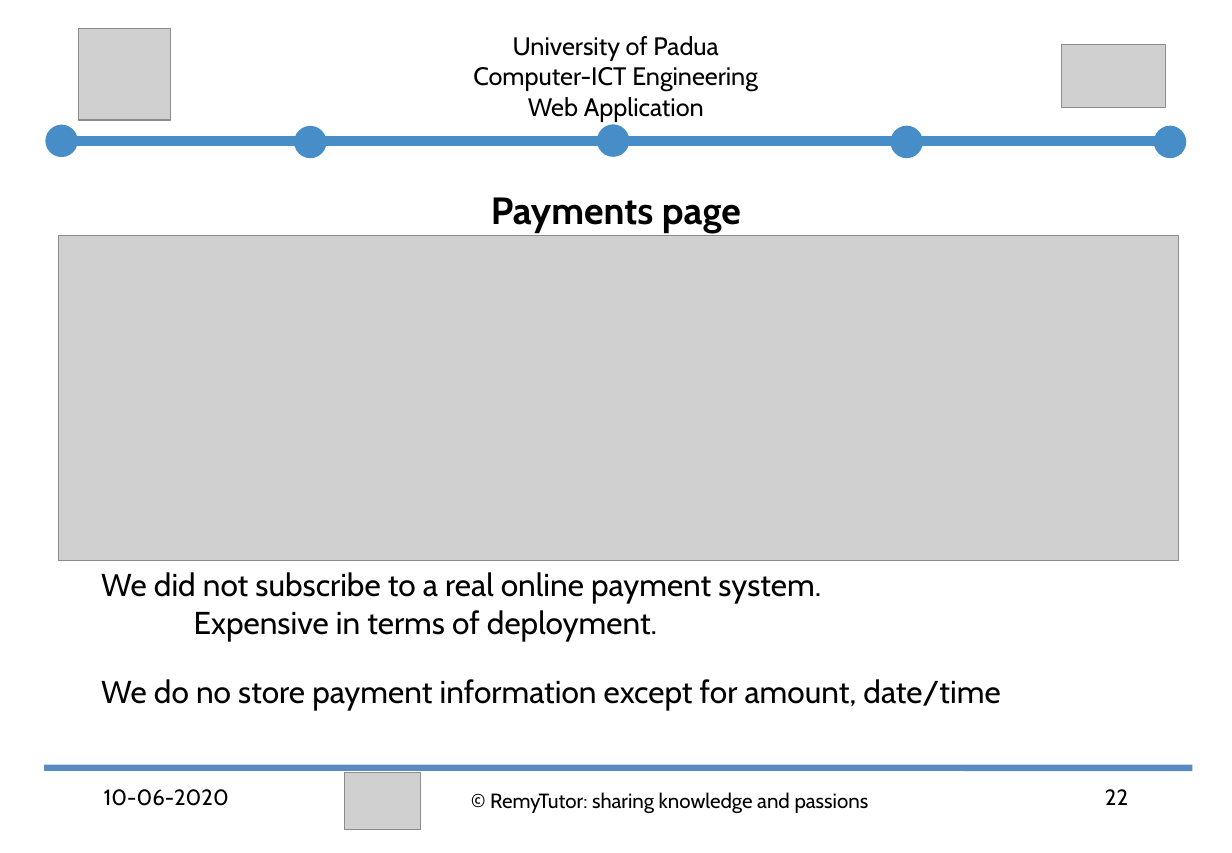
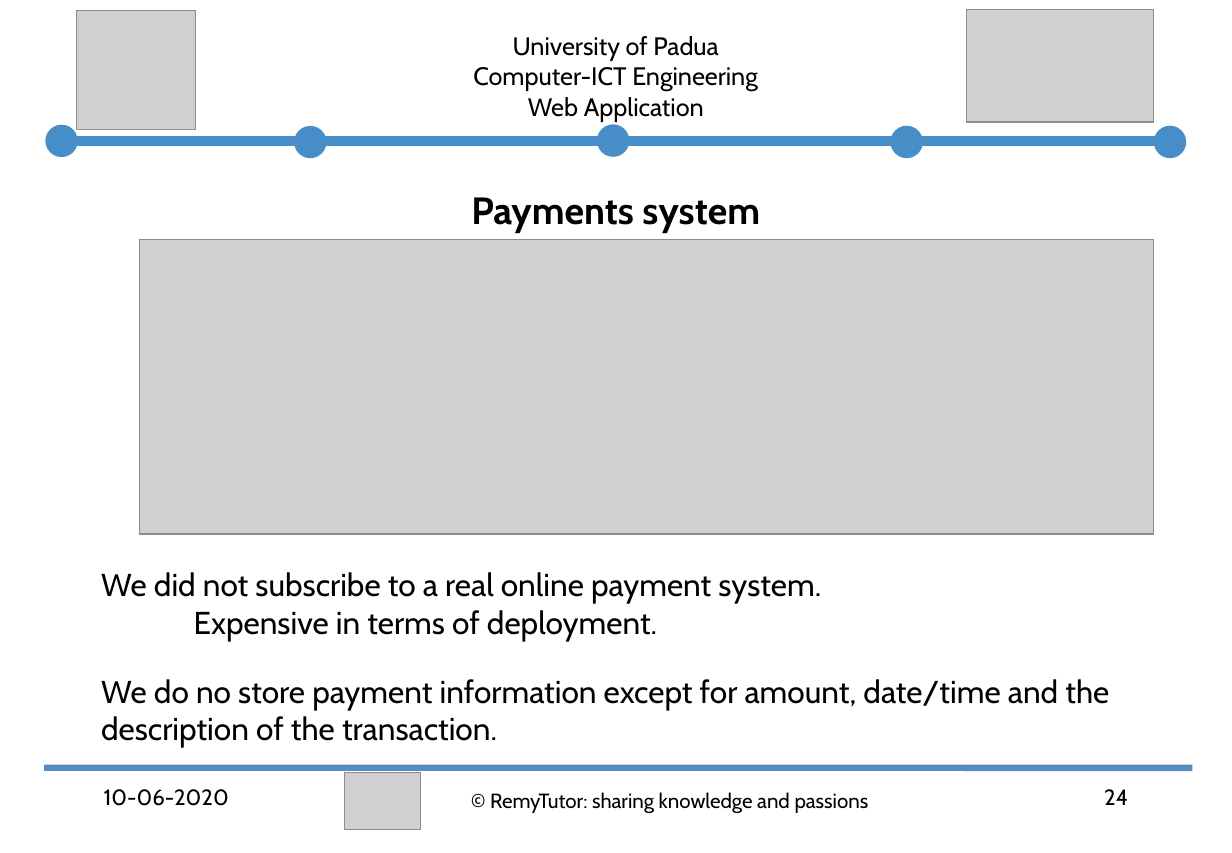
Before and after one commit to abahmadb/Web-Applications, a slide deck: slide 24 of HW2-RemyTutor-2019-2020 - Ahmad.ppt (slide 22 before the commit). Drawn at 1232x853 pixels with LibreOffice and Linux fonts; fonts in the diff are those of the drawing; grey boxes stand for pictures. Boxes give left, top, right and bottom in pixels: in the first picture for what was removed or moved away, otherwise in the second. Text is boxed around its words. In the diff, an @@ line names an element or a change of style, - is before the commit and + after.

```diff
--- a/HW2-RemyTutor-2019-2020 - Ahmad.ppt
+++ b/HW2-RemyTutor-2019-2020 - Ahmad.ppt
@@ picture: place and size @@
-picture at (78,28,170,120)
+picture at (76,10,194,130)
@@ picture: place and size @@
-picture at (1060,44,1165,107)
+picture at (966,9,1152,122)
@@ text at (471,197,760,233): text changed @@
-Payments page
+Payments system
@@ picture: place and size @@
-picture at (59,235,1179,560)
+picture at (140,240,1154,534)
@@ text at (101,679,1109,747): text changed @@
-❑ We do no store payment information except for amount, date/time
+❑ We do no store payment information except for amount, date/time and the description of the transaction.
@@ page number at (1104,789,1128,805): text changed @@
-22
+24
```
Also in this commit, not shown: 22 other slides changed, 2 slides added, 1 slide removed.
